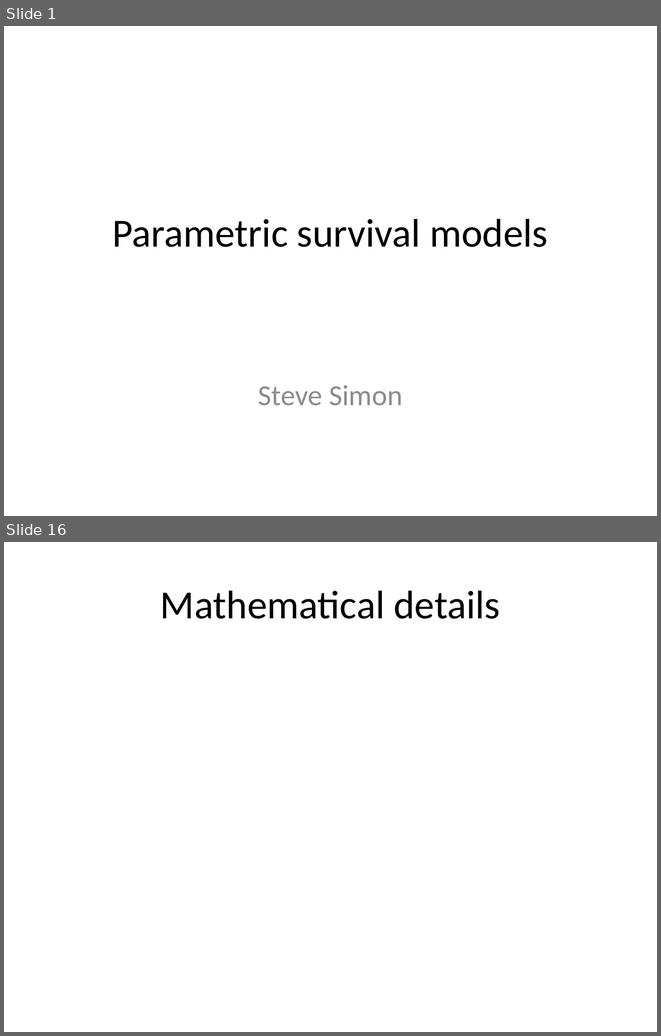
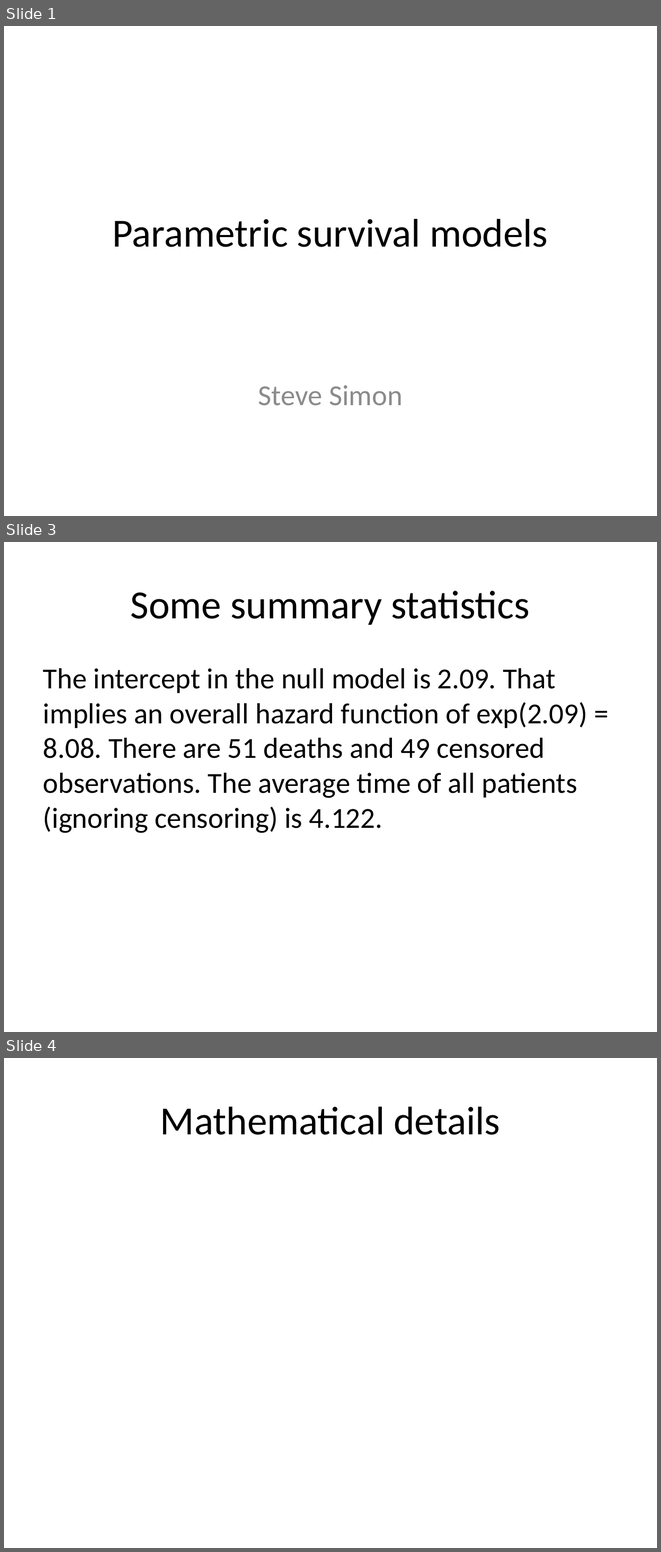
Before and after one commit to pmean/survival-lecture5, a slide deck: r/ppt5a.pptx. Shown one above the other, each under a label of ours: slides 1 and 16 before the commit, slides 1, 3 and 4 after it; the slides between them are not shown. The pictures are 661x1036 and 661x1552 pixels, drawn with LibreOffice and Linux fonts; fonts in the diff are those of the drawing. Boxes give left, top, right and bottom in pixels: in the first picture for what was removed or moved away, otherwise in the second. Text is boxed around its words. In the diff, an @@ line names an element or a change of style, - is before the commit and + after.

```diff
--- a/r/ppt5a.pptx
+++ b/r/ppt5a.pptx
@@ slide 3 added at bbox=[4, 542, 657, 1032], background #FFFFFF @@
@@ title added at bbox=[131, 591, 530, 625], 44 pt, text #000000 @@
+Some summary statistics
@@ text added at bbox=[43, 668, 588, 833], 32 pt, text #000000 @@
+The intercept in the null model is 2.09. That implies an overall hazard function of exp(2.09) = 8.08. There are 51 deaths and 49 censored observations. The average time of all patients (ignoring censoring) is 4.122.
@@ what was slide 16 is now slide 4 @@
```
Also in this commit, not shown: 3 slides changed, 16 other slides added, 23 slides removed, 3 other files.
